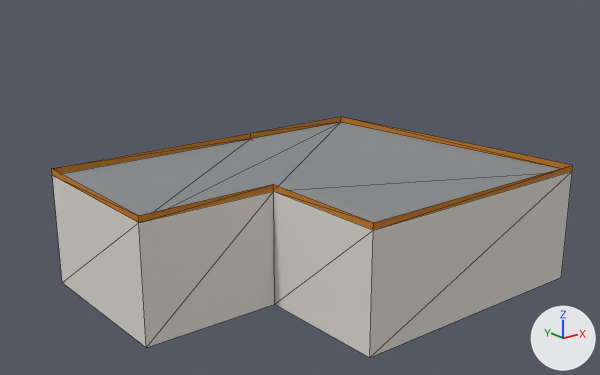
Two versions of the glTF model public/models/landmark/mall-pekanbaru-lod2.glb, one commit apart.
Camera for both pictures: a 50 mm camera at (-101.6, -122.4, 69.7) aimed at (-3.0, 0.9, 20.4). Arrows for +X, +Y and +Z are at lower right; the lights stay in place. The first picture is the older version. Mesh edges are drawn as thin lines. Vertices at exactly the same position are counted once.

In view in the first picture: 'mall-pekanbaru_LOD2'.
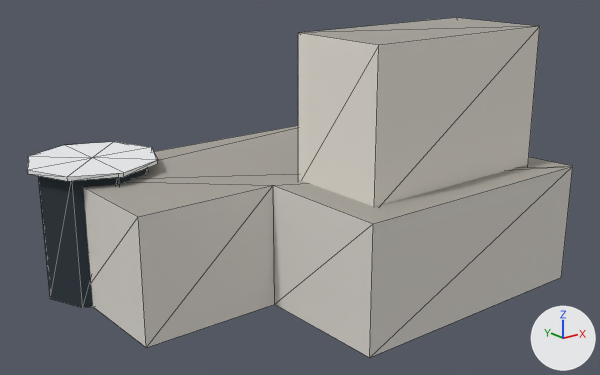
Location of each change, (x1, y1, x2, y2) in pixels of the pictures (600 x 375 px; the box of a moved part takes in the faces that stretch with it):
```json
{"object": "mall-pekanbaru_LOD2", "change": "reshaped", "before": [52, 117, 573, 357], "after": [27, 18, 573, 357], "on screen": "41% taller"}
{"part": 1, "of": "me_mall_pekanbaru_lod2", "change": "added", "after": [27, 142, 158, 181]}
{"part": 2, "of": "me_mall_pekanbaru_lod2", "change": "added", "after": [39, 168, 148, 308]}
{"part": 3, "of": "me_mall_pekanbaru_lod2", "change": "moved or reshaped", "before": [52, 117, 573, 334], "after": [84, 18, 573, 334]}
```

The change, as JSON lines over the scene's bpy script:
```json
{"block": "me_mall_pekanbaru_lod2", "where": "# used by ob_mall_pekanbaru_lod2; location = (0.0, 0.0, 0.0)"}
{"op": "remove", "block": "me_mall_pekanbaru_lod2", "code": "me_mall_pekanbaru_lod2.from_pydata(...)  # 21 vertices, 33 faces; spans x -41.3..41.2, y -31.2..31.2, z 0.0..24.3"}
{"op": "add", "block": "me_mall_pekanbaru_lod2", "code": "me_mall_pekanbaru_lod2.from_pydata(...)  # 55 vertices, 69 faces; spans x -48.3..41.2, y -31.2..38.2, z 0.0..51.6"}
{"block": "me_mall_pekanbaru_lod2", "change": "me_mall_pekanbaru_lod2 part 1: a new loose piece of 17 vertices spanning x -48.3..-22.3, y 12.2..38.2, z 26.0..26.8, in mat_landmark_warna"}
{"block": "me_mall_pekanbaru_lod2", "change": "me_mall_pekanbaru_lod2 part 2: a new loose piece of 16 vertices spanning x -46.3..-24.3, y 14.2..36.2, z 0.0..26.0, in mat_landmark_warna"}
{"block": "me_mall_pekanbaru_lod2", "change": "me_mall_pekanbaru_lod2 part 3"}
{"block": "me_mall_pekanbaru_lod2", "change": "16 vertices are removed from x -41.3..41.2, y -31.2..31.2, z 0.0..24.3"}
{"block": "me_mall_pekanbaru_lod2", "change": "33 faces are deleted"}
{"block": "me_mall_pekanbaru_lod2", "change": "12 vertices are added at x -41.3..35.1, y -25.0..31.2, z 0.0..51.6"}
{"block": "me_mall_pekanbaru_lod2", "change": "5 new vertices lie (0.0, 0.0, 24.1) away from vertices in x -41.3..41.2, y -31.2..31.0, z 0.0"}
{"block": "me_mall_pekanbaru_lod2", "change": "29 new faces join them"}
```
